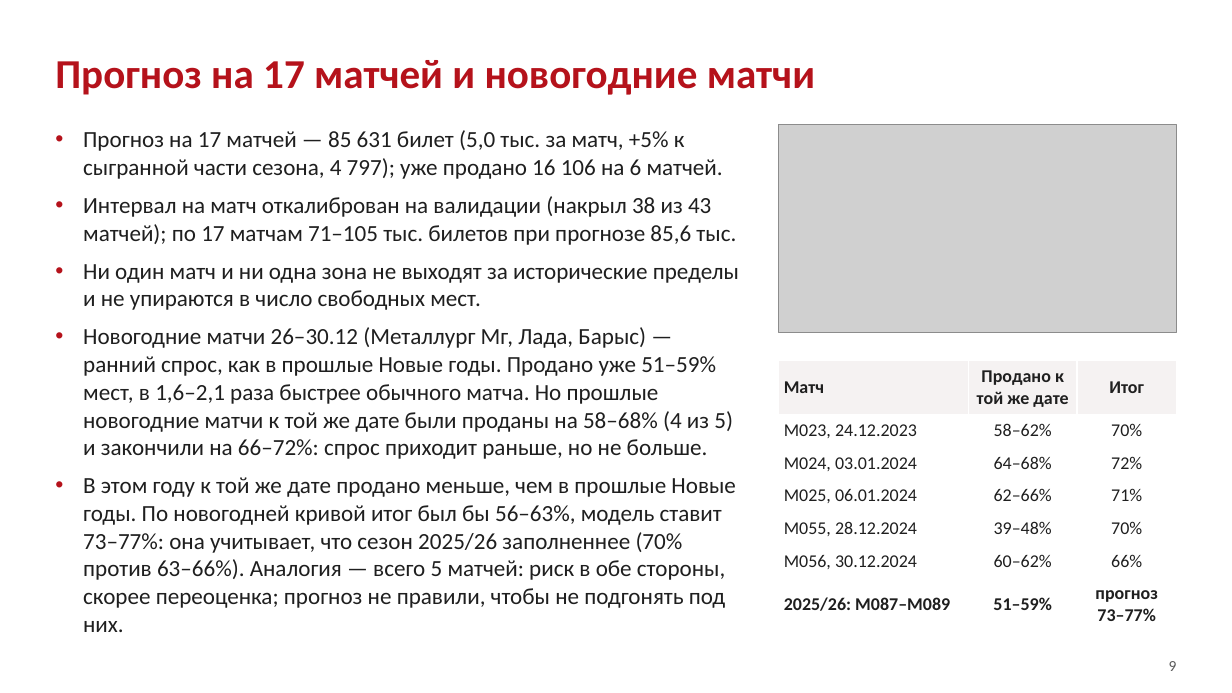
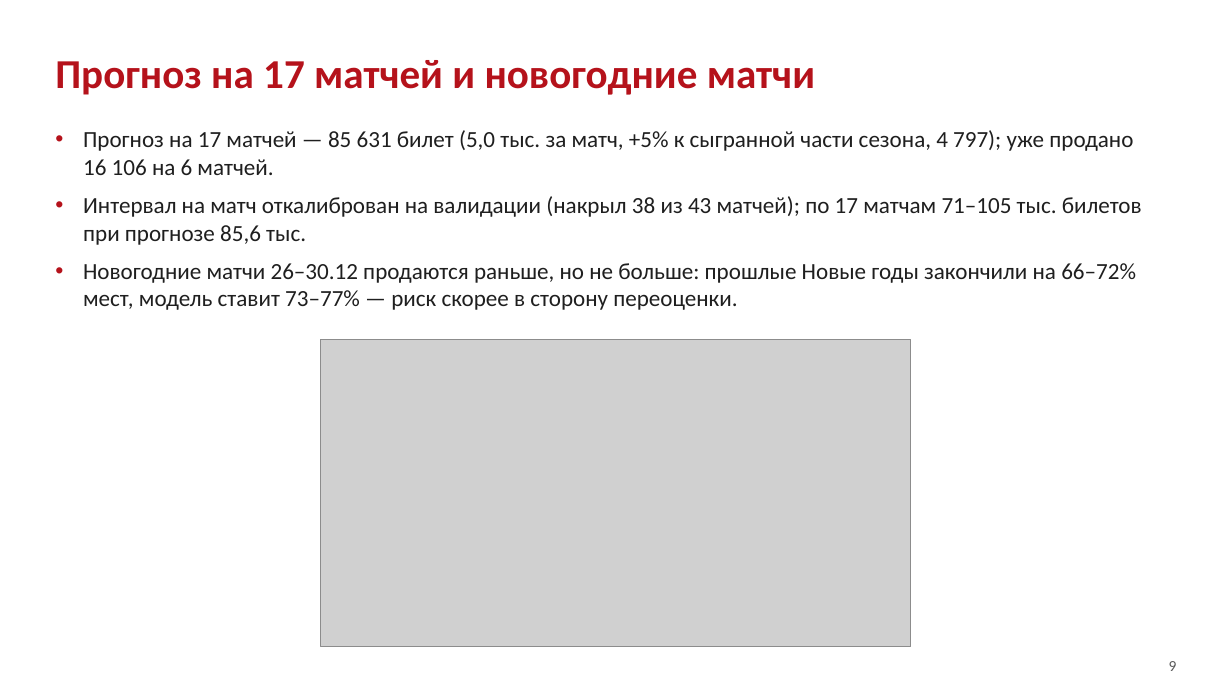
Before and after one commit to shertwg/datamatch-avangard, a slide deck: slide 10 of reports/presentation_draft.pptx. Drawn at 1232x693 pixels with LibreOffice and Linux fonts; fonts in the diff are those of the drawing; grey boxes stand for pictures. Boxes give left, top, right and bottom in pixels: in the first picture for what was removed or moved away, otherwise in the second. Text is boxed around its words. In the diff, an @@ line names an element or a change of style, - is before the commit and + after.

```diff
--- a/reports/presentation_draft.pptx
+++ b/reports/presentation_draft.pptx
@@ text at (83,263,1136,310): text changed @@
-• Ни один матч и ни одна зона не выходят за исторические пределы и не упираются в число свободных мест.
-• Новогодние матчи 26–30.12 (Металлург Мг, Лада, Барыс) — ранний спрос, как в прошлые Новые годы. Продано уже 51–59% мест, в 1,6–2,1 раза быстрее обычного матча. Но прошлые новогодние матчи к той же дате были проданы на 58–68% (4 из 5) и закончили на 66–72%: спрос приходит раньше, но не больше.
-• В этом году к той же дате продано меньше, чем в прошлые Новые годы. По новогодней кривой итог был бы 56–63%, модель ставит 73–77%: она учитывает, что сезон 2025/26 заполненнее (70% против 63–66%). Аналогия — всего 5 матчей: риск в обе стороны, скорее переоценка; прогноз не правили, чтобы не подгонять под них.
+• Новогодние матчи 26–30.12 продаются раньше, но не больше: прошлые Новые годы закончили на 66–72% мест, модель ставит 73–77% — риск скорее в сторону переоценки.
@@ picture: place and size @@
-picture at (778,125,1177,333)
+picture at (321,339,911,647)
@@ table removed at (778,360,1177,632), 7 rows, 3 columns @@
-Матч | Продано к той же дате | Итог
-M023, 24.12.2023 | 58–62% | 70%
-M024, 03.01.2024 | 64–68% | 72%
-M025, 06.01.2024 | 62–66% | 71%
-M055, 28.12.2024 | 39–48% | 70%
-M056, 30.12.2024 | 60–62% | 66%
-2025/26: M087–M089 | 51–59% | прогноз 73–77%
```
Also in this commit, not shown: 3 other files.
